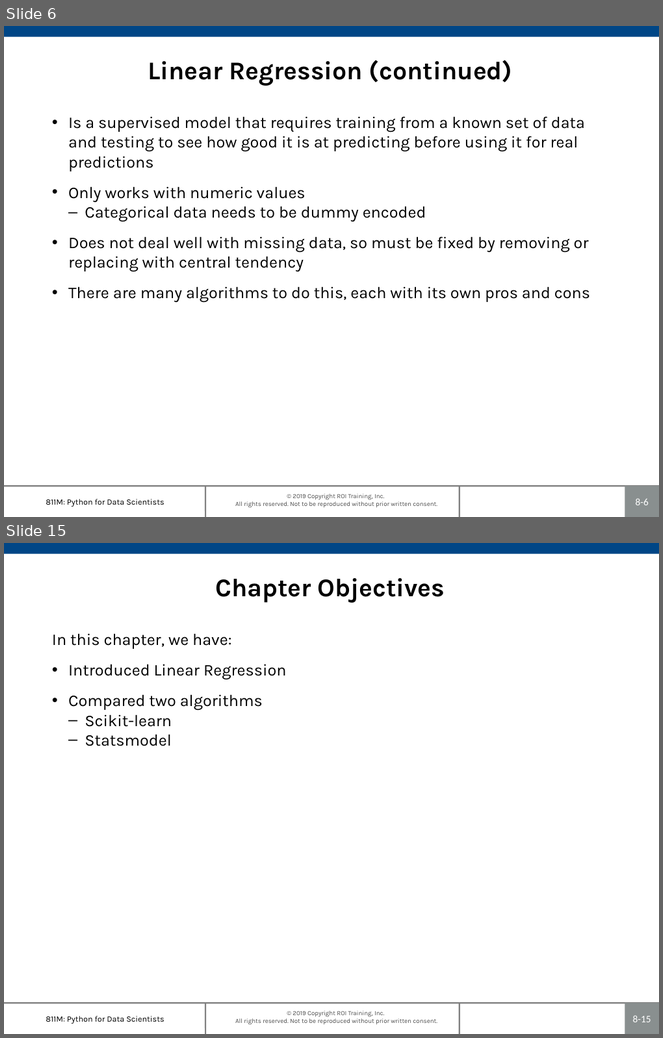
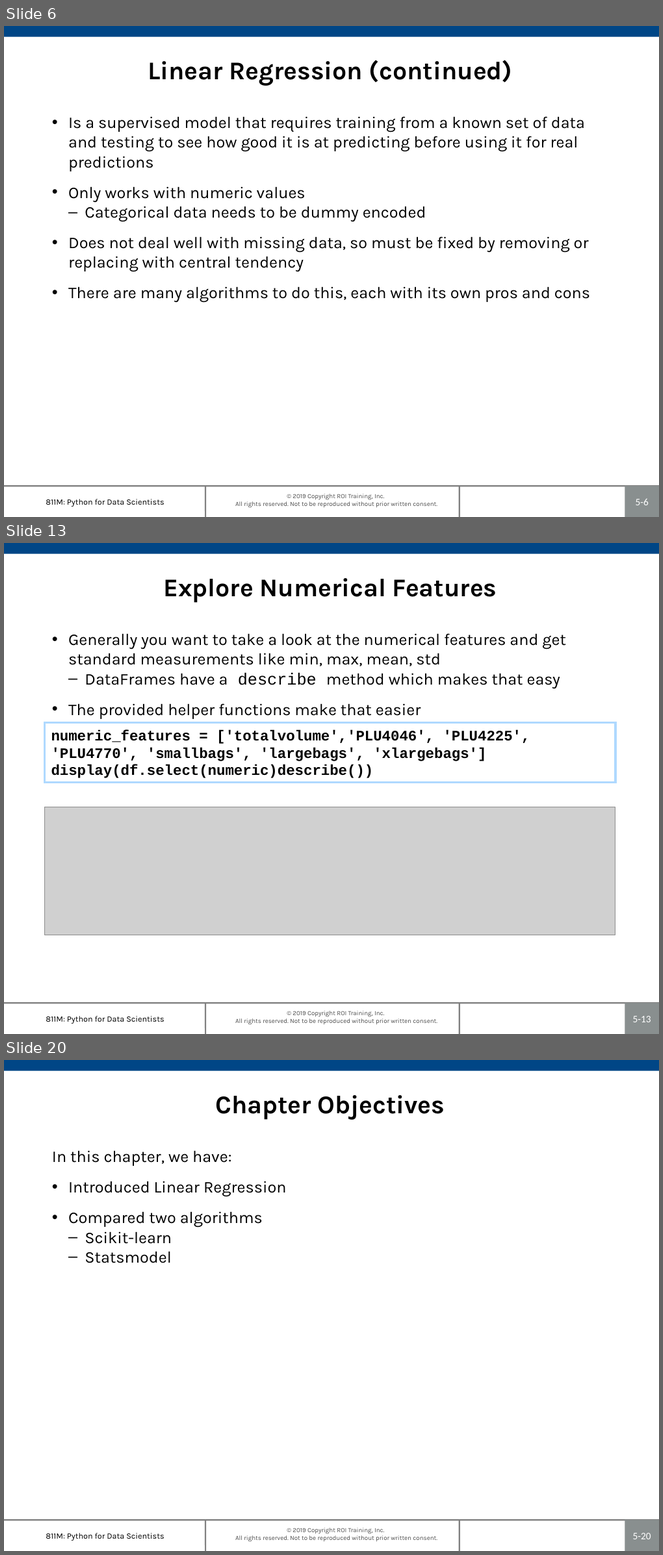
Before and after one commit to roitraining/SparkforDataEngineers, a slide deck: Ch05_RegressionAnalysis.pptx. Shown one above the other, each under a label of ours: slides 6 and 15 before the commit, slides 6, 13 and 20 after it; the slides between them are not shown. The pictures are 663x1038 and 663x1555 pixels, drawn with LibreOffice and Linux fonts; fonts in the diff are those of the drawing; grey boxes stand for pictures; background and template pictures are left out. Boxes give left, top, right and bottom in pixels: in the first picture for what was removed or moved away, otherwise in the second. Text is boxed around its words. In the diff, an @@ line names an element or a change of style, - is before the commit and + after.

```diff
--- a/Ch05_RegressionAnalysis.pptx
+++ b/Ch05_RegressionAnalysis.pptx
@@ slide 13 added at bbox=[4, 543, 659, 1034], background #FFFFFF; not listed: 7 template elements that a slide beside it also shows @@
@@ title added at bbox=[163, 578, 497, 603], 28 pt, text #000000, bold @@
+Explore Numerical Features
@@ text added at bbox=[68, 633, 566, 719], 18 pt, text #000000 @@
+• Generally you want to take a look at the numerical features and get standard measurements like min, max, mean, std
+  – DataFrames have a describe method which makes that easy
+• The provided helper functions make that easier
@@ rectangle added at bbox=[44, 723, 615, 783], outline #AFD9FF 2.25 pt, 16 pt, text #000000, bold @@
+numeric_features = ['totalvolume','PLU4046', 'PLU4225', 'PLU4770', 'smallbags', 'largebags', 'xlargebags']
+display(df.select(numeric)describe())
@@ picture added at bbox=[44, 808, 615, 936] @@
@@ page number at bbox=[636, 499, 649, 506]: text changed @@
-8-6
+5-6
@@ what was slide 15 is now slide 20 @@
@@ page number at bbox=[633, 1533, 651, 1540]: text changed @@
-8-15
+5-20
```
Also in this commit, not shown: 7 slides changed, 8 other slides added, 4 slides removed, 24 other files.
